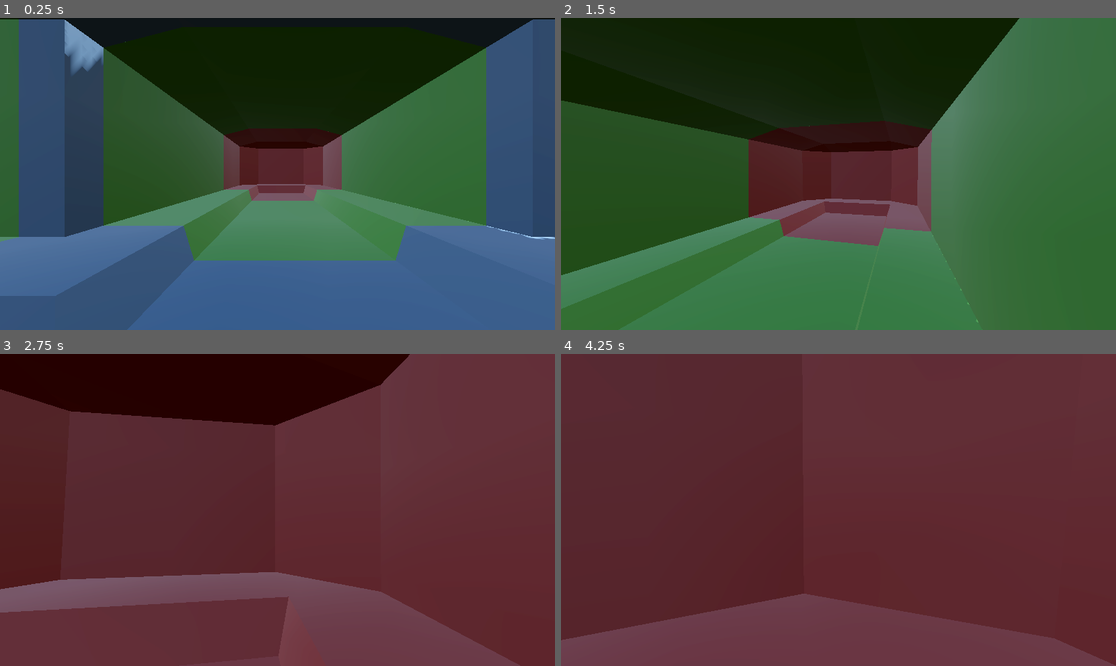
Above: before the commit, frames 1-4 (two rows, left to right).
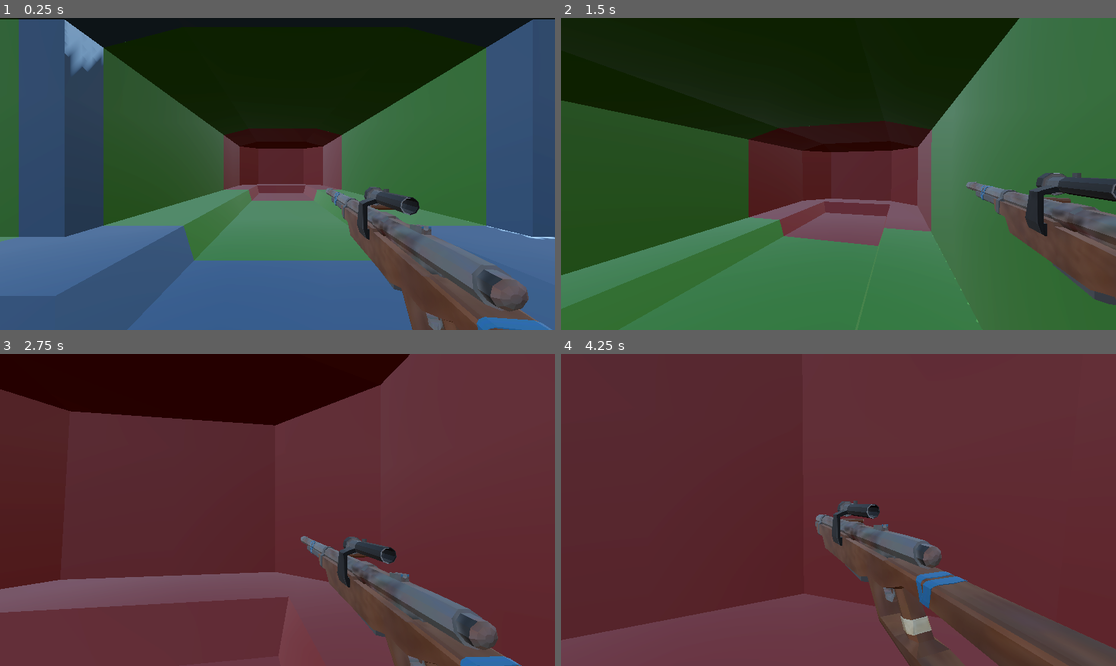
Above: after the commit, the same moments.

Repository: MikaelVV/tunnelsgame
Game: Godot game, scene res://Scenes/grind_map_test.tscn
The game is run twice, just before and just after one commit, with the same random seed, the same clock (stepped at 60 frames per second) and the same inputs.
Inputs (mouse positions are in pixels of both pictures, inside the frame that each line leads up to):
- Up to frame 1 (0.25 s): no input
- Up to frame 2 (1.5 s): tap Enter at 0.5 s; move the mouse to (866, 174) at 0.52 s; hold Shift (sprint) 0.53-1.28 s; hold W (up) from 0.53 s (still down); tap Space (jump) at 0.77 s; move the mouse to (810, 174) at 1.27 s; tap Shift (sprint) at 1.35 s
- Up to frame 3 (2.75 s): keep holding W (up); tap Space (jump) at 1.52 s; move the mouse to (288, 503) at 2.02 s; hold Shift (sprint) from 2.03 s (still down)
- Up to frame 4 (4.25 s): keep holding W (up); move the mouse to (832, 516) at 2.77 s; release Shift (sprint) at 2.78 s; tap Shift (sprint) at 2.85 s; tap Space (jump) at 3.02, 3.77 s; move the mouse to (877, 513) at 3.52 s; hold Shift (sprint) from 3.53 s (still down)

The runs differ from the first frame. In frame 1, 8.0% of the frame differs, in the area x 58-100%, y 54-100%; in frame 2, 5.8%; in frame 3, 5.8%; in frame 4, 8.3%, in the area x 45-100%, y 46-100%.

Commit message:
added Rifle For prototyping
added scav bolt rifle and textures, removed old crappy pistol

Diff:
--- a/Scenes/grind_map_test.tscn
+++ b/Scenes/grind_map_test.tscn
@@ -1,7 +1,8 @@
-[gd_scene load_steps=6 format=3 uid="uid://6lg1cap6lwkl"]
+[gd_scene load_steps=7 format=3 uid="uid://6lg1cap6lwkl"]
 
 [ext_resource type="MeshLibrary" uid="uid://ycmrfhpck4kr" path="res://meshlibary_4_test.tres" id="1_pxcy6"]
 [ext_resource type="PackedScene" uid="uid://bds02p0xaovdx" path="res://Scenes/player.tscn" id="2_4a3xk"]
+[ext_resource type="PackedScene" uid="uid://bptghv5tgautt" path="res://Guns Assets/Sacv Bolt Rifle.glb" id="3_4a3xk"]
 
 [sub_resource type="ProceduralSkyMaterial" id="ProceduralSkyMaterial_mo0dc"]
 sky_horizon_color = Color(0.66224277, 0.6717428, 0.6867428, 1)
@@ -34,3 +35,6 @@
 
 [node name="Player" parent="." instance=ExtResource("2_4a3xk")]
 transform = Transform3D(0.805, 0, 0, 0, 0.805, 0, 0, 0, 0.805, -1.2919387, 0.44462347, 4.667016)
+
+[node name="Sacv Bolt Rifle" parent="Player" instance=ExtResource("3_4a3xk")]
+transform = Transform3D(0.6313798, 0, -0.067709096, 0, 0.635, 0, 0.067709096, 0, 0.6313798, 0.60744935, 0.17433834, -1.1318703)
--- a/Scenes/testworld.tscn
+++ b/Scenes/testworld.tscn
@@ -1,6 +1,7 @@
-[gd_scene load_steps=5 format=3 uid="uid://bvmqcyr54yjph"]
+[gd_scene load_steps=6 format=3 uid="uid://bvmqcyr54yjph"]
 
 [ext_resource type="PackedScene" uid="uid://bds02p0xaovdx" path="res://Scenes/player.tscn" id="1_ywrmy"]
+[ext_resource type="PackedScene" uid="uid://bptghv5tgautt" path="res://Guns Assets/Sacv Bolt Rifle.glb" id="2_lqhb6"]
 
 [sub_resource type="ProceduralSkyMaterial" id="ProceduralSkyMaterial_ywrmy"]
 sky_horizon_color = Color(0.66224277, 0.6717428, 0.6867428, 1)
@@ -30,3 +31,6 @@
 
 [node name="Player" parent="." instance=ExtResource("1_ywrmy")]
 transform = Transform3D(1, 0, 0, 0, 1, 0, 0, 0, 1, 0, 1.3806567, 0)
+
+[node name="Sacv Bolt Rifle" parent="." instance=ExtResource("2_lqhb6")]
+transform = Transform3D(1, 0, 0, 0, 1, 0, 0, 0, 1, -2.7820723, 1.7502079, 4.7621126)
Binary file added: Guns Assets/Sacv Bolt Rifle.glb
Not shown, added: Guns Assets/Sacv Bolt Rifle.glb.import
Binary file added: Guns Assets/Sacv Bolt Rifle_Scav Bolt Rifle color pallet.jpg
Not shown, added: Guns Assets/Sacv Bolt Rifle_Scav Bolt Rifle color pallet.jpg.import
